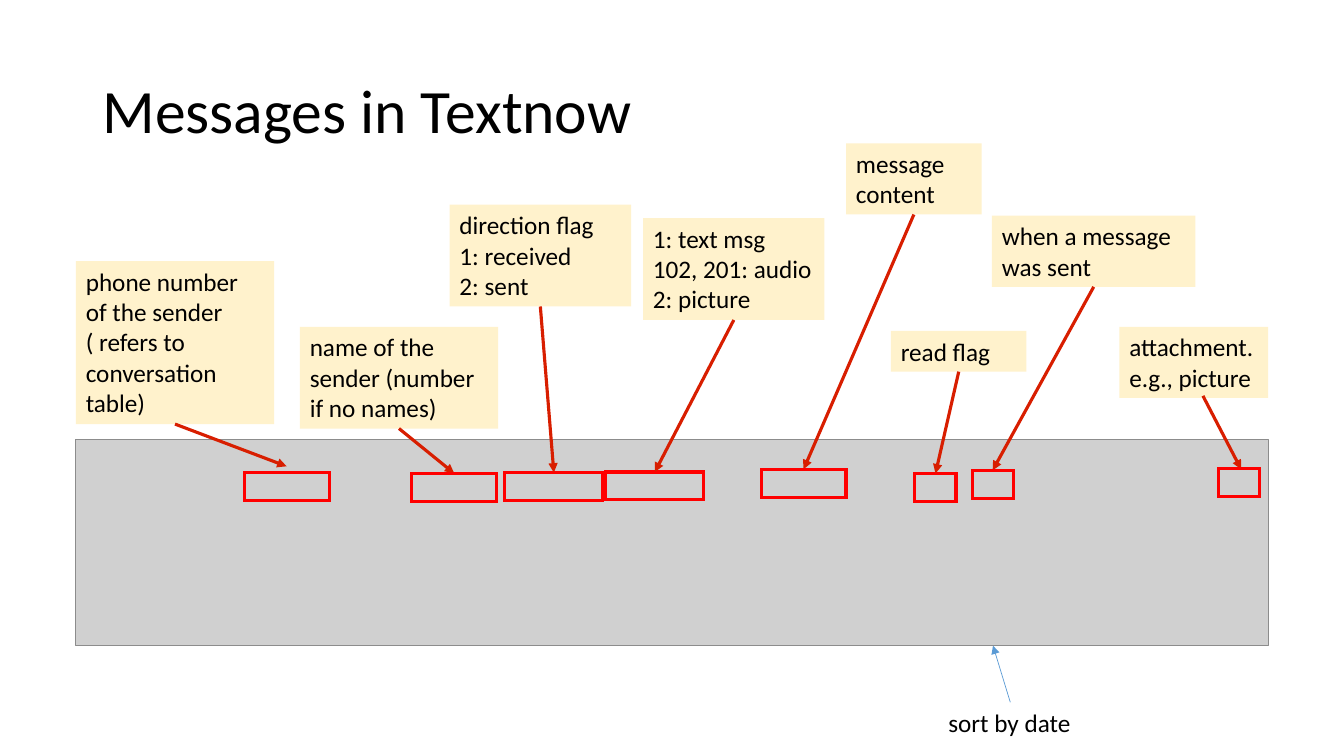
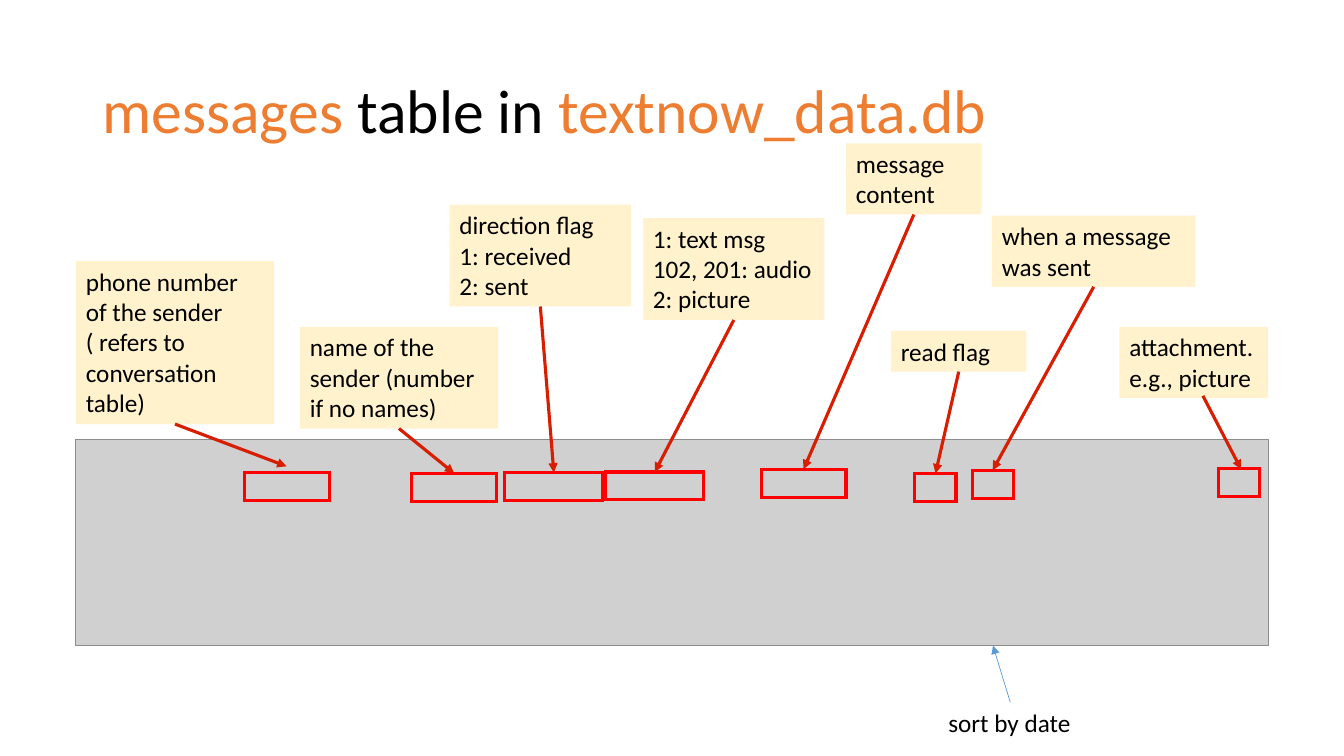
Before and after one commit to frankwxu/digital-forensics-lab, a slide deck: slide 17 of Android10/5_3_2_Third_Party_App_Investigation _textnow.pptx (slide 18 before the commit). Drawn at 1344x756 pixels with LibreOffice and Linux fonts; fonts in the diff are those of the drawing; grey boxes stand for pictures; background and template pictures are left out. Boxes give left, top, right and bottom in pixels: in the first picture for what was removed or moved away, otherwise in the second. Text is boxed around its words. In the diff, an @@ line names an element or a change of style, - is before the commit and + after.

```diff
--- a/Android10/5_3_2_Third_Party_App_Investigation _textnow.pptx
+++ b/Android10/5_3_2_Third_Party_App_Investigation _textnow.pptx
@@ title at (x1=102, y1=90, x2=985, y2=148): text changed; text colour #000000 to #ED7D31 @@
-Messages in Textnow
+messages table in textnow_data.db
```
Also in this commit, not shown: 7 other slides changed, 1 slide removed, 1 other file.
